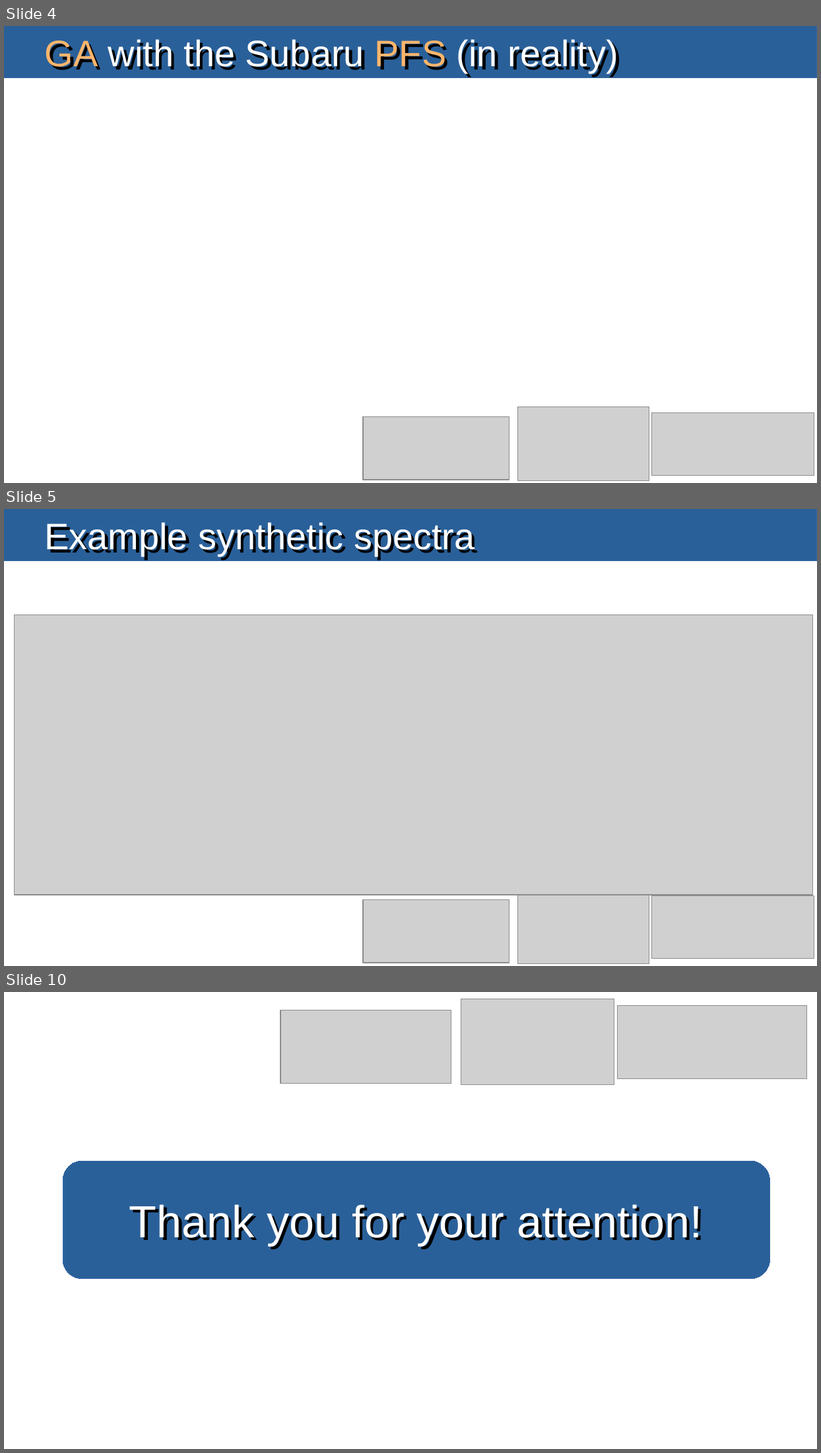
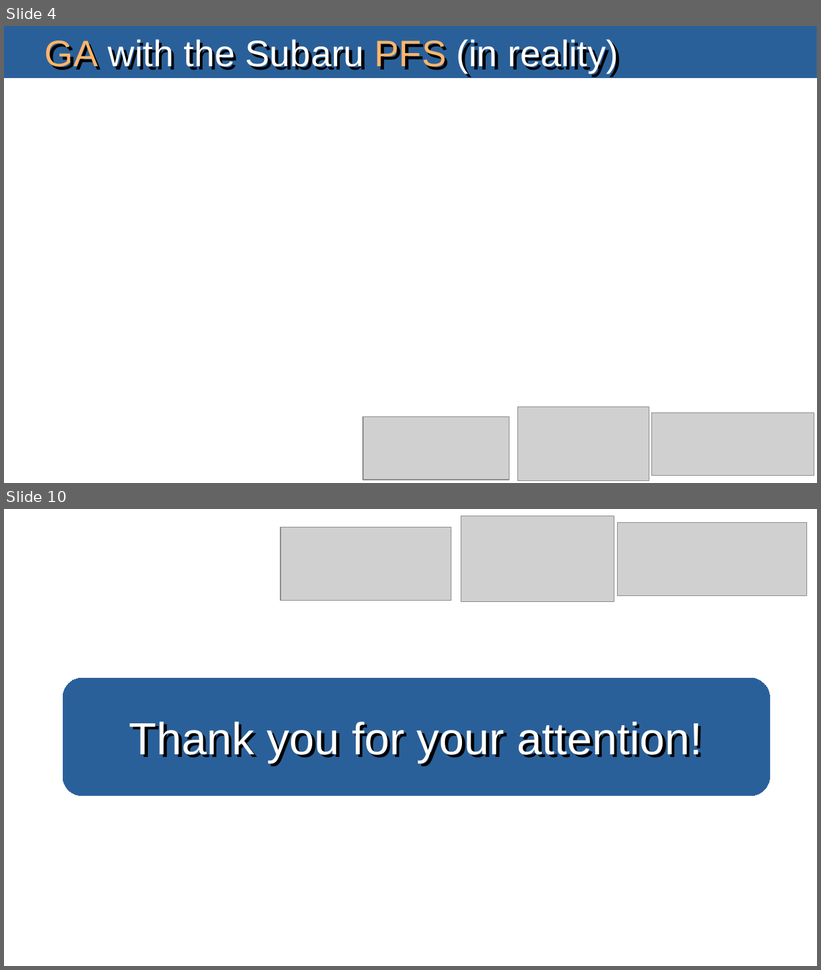
Before and after one commit to masterdesky/presentations, a slide deck: pozsony-202307/presentation/denoising.odp. Shown one above the other, each under a label of ours: slides 4, 5 and 10 before the commit, slides 4 and 10 after it; the slides between them are not shown. The pictures are 821x1453 and 821x970 pixels, drawn with LibreOffice and Linux fonts; fonts in the diff are those of the drawing; grey boxes stand for pictures. Boxes give left, top, right and bottom in pixels: in the first picture for what was removed or moved away, otherwise in the second. Text is boxed around its words. In the diff, an @@ line names an element or a change of style, - is before the commit and + after.

```diff
--- a/pozsony-202307/presentation/denoising.odp
+++ b/pozsony-202307/presentation/denoising.odp
@@ slide 5 removed at [4,509,817,966], background #FFFFFF @@
@@ rectangle removed at [4,509,817,560] @@
@@ title removed at [45,522,475,556] @@
-Example synthetic spectra
@@ picture removed at [15,615,812,895] @@
@@ picture removed at [363,900,510,963] @@
@@ picture removed at [518,890,649,964] @@
@@ picture removed at [653,896,815,959] @@
```
Also in this commit, not shown: 4 slides changed, 2 slides added, 1 other slide removed, 1 other file.
